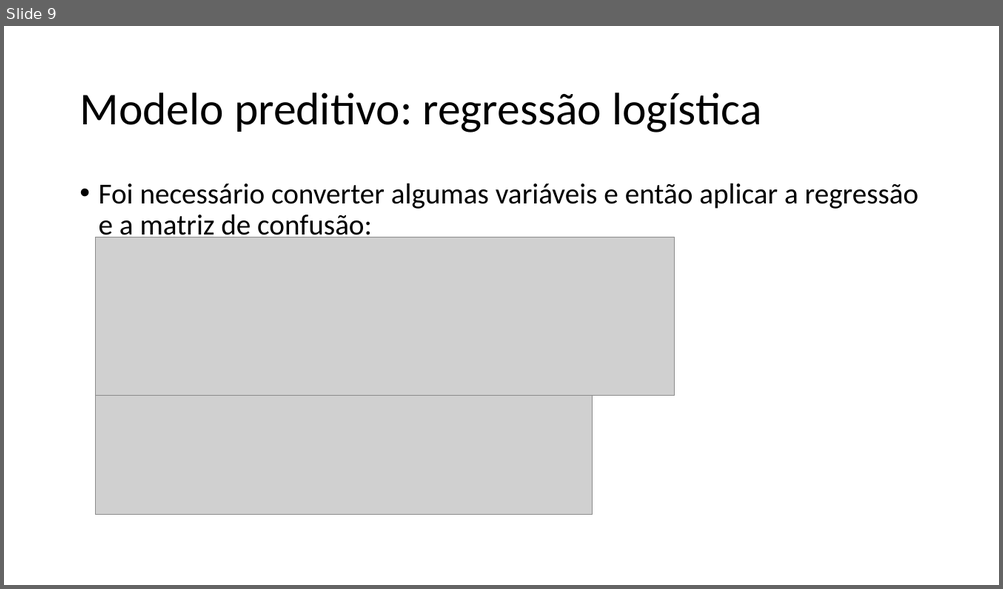
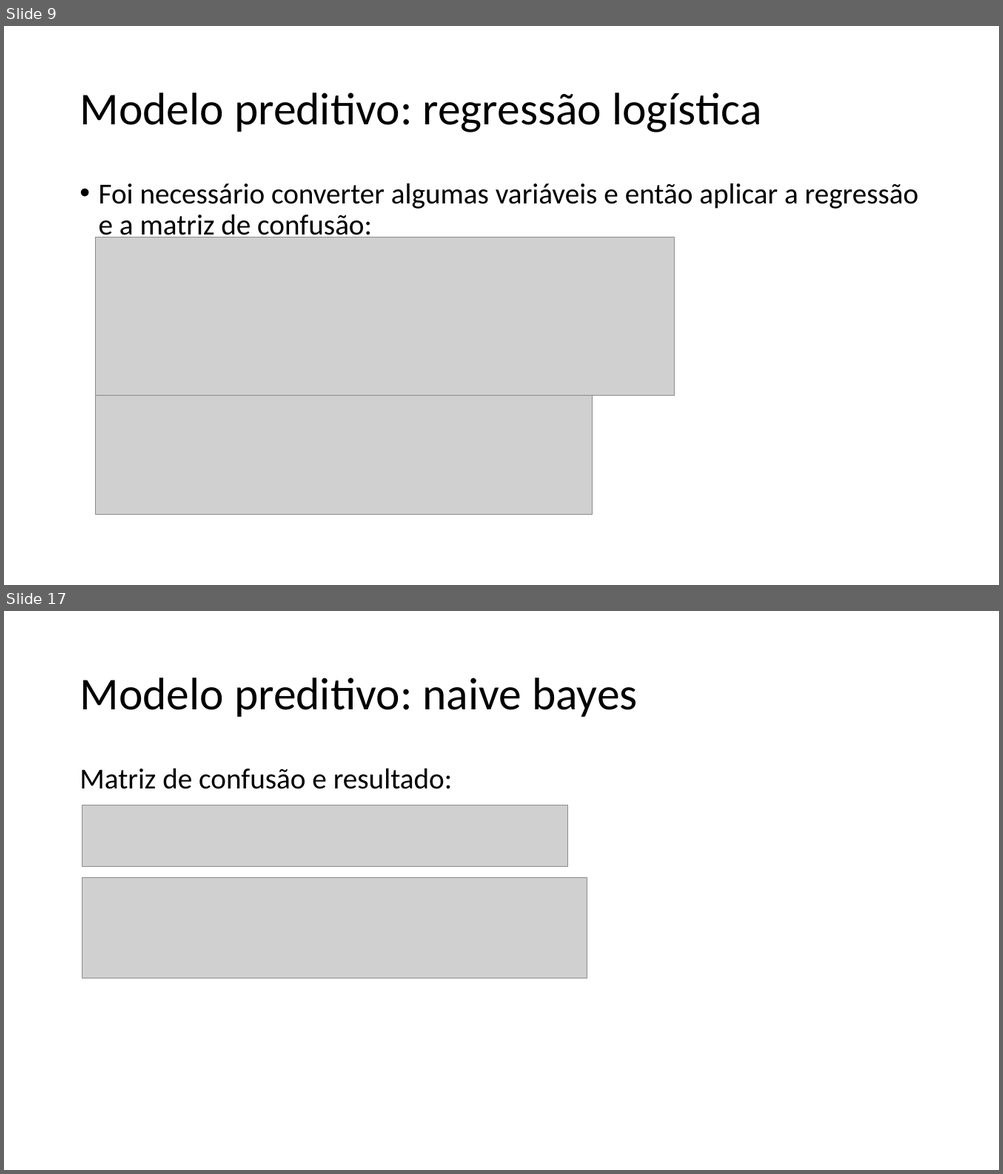
Before and after one commit to padovese/academic-projects, a slide deck: regressao/apresentacao.pptx. Shown one above the other, each under a label of ours: slide 9 before the commit, slides 9 and 17 after it; the slides between them are not shown. The pictures are 1003x589 and 1003x1174 pixels, drawn with LibreOffice and Linux fonts; fonts in the diff are those of the drawing; grey boxes stand for pictures. Boxes give left, top, right and bottom in pixels: in the first picture for what was removed or moved away, otherwise in the second. Text is boxed around its words. In the diff, an @@ line names an element or a change of style, - is before the commit and + after.

```diff
--- a/regressao/apresentacao.pptx
+++ b/regressao/apresentacao.pptx
@@ slide 17 added at (4,611,999,1170), background #FFFFFF @@
@@ title added at (79,678,637,717), 44 pt, text #000000 @@
+Modelo preditivo: naive bayes
@@ text added at (79,768,452,789), 28 pt, text #000000 @@
+Matriz de confusão e resultado:
@@ picture added at (82,806,568,867) @@
@@ picture added at (82,878,586,979) @@
```
Also in this commit, not shown: 5 slides changed, 10 other slides added, 4 other files.
